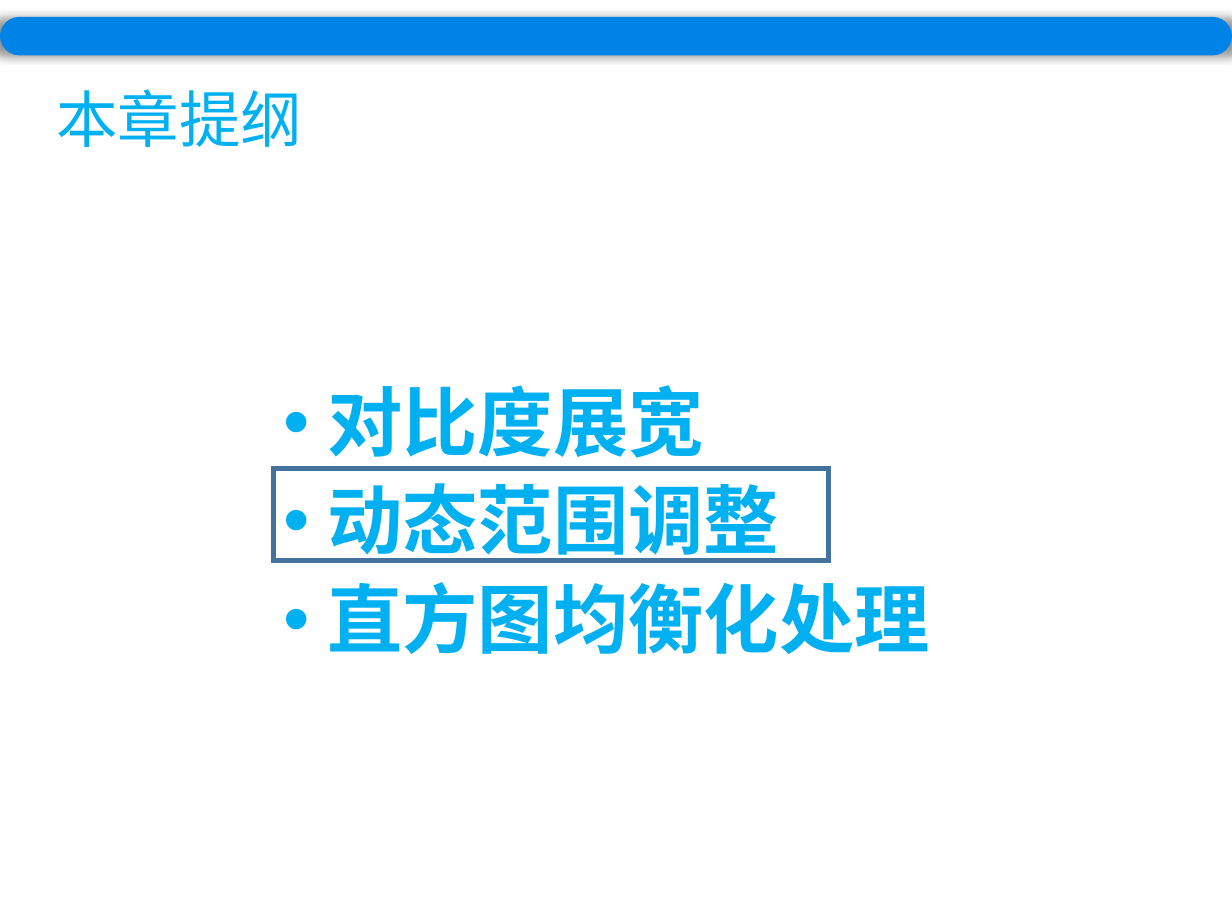
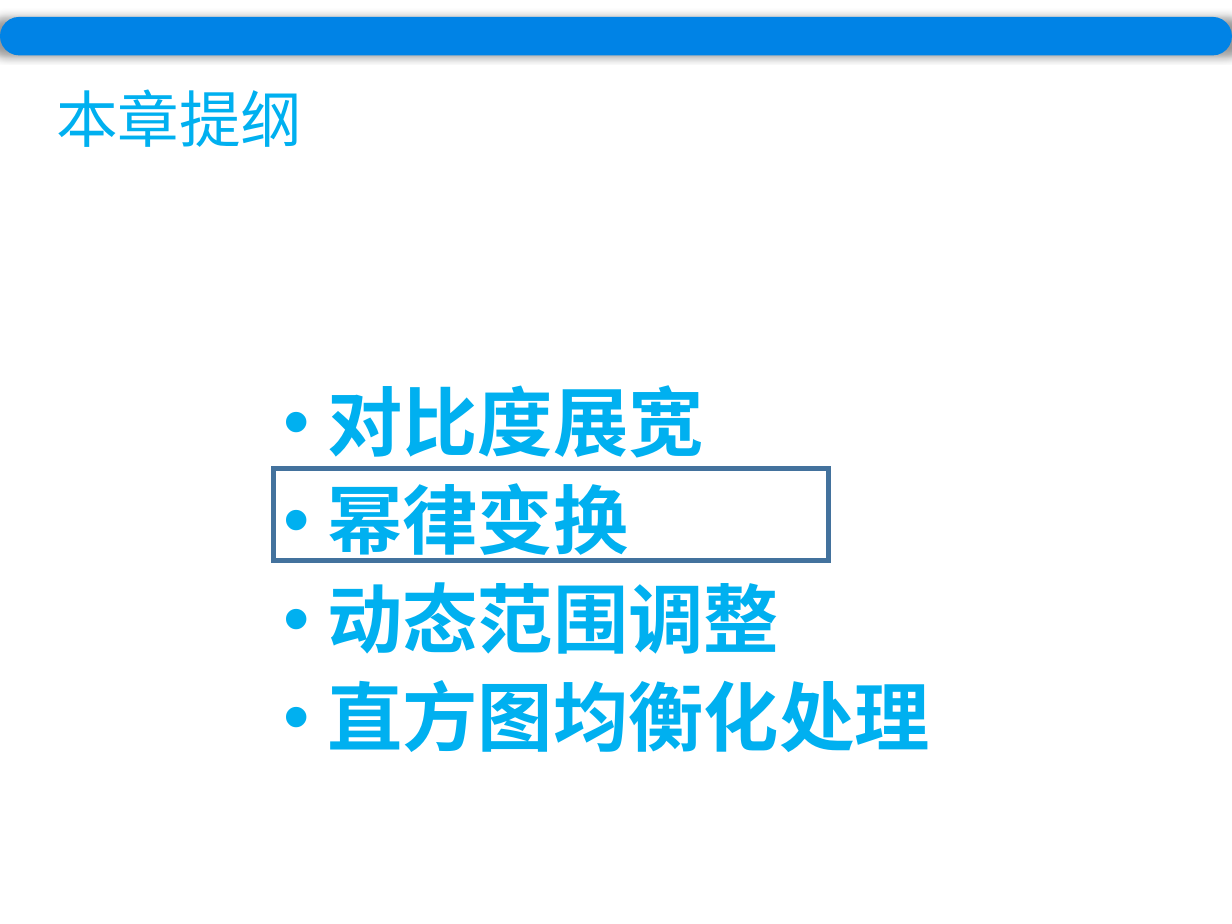
Before and after one commit to wuyirui/wuyirui.github.io, a slide deck: slide 14 of ppt/Chapter3.pptx (slide 11 before the commit). Drawn at 1232x924 pixels with LibreOffice and Linux fonts; fonts in the diff are those of the drawing. Boxes give left, top, right and bottom in pixels: in the first picture for what was removed or moved away, otherwise in the second. Text is boxed around its words. In the diff, an @@ line names an element or a change of style, - is before the commit and + after.

```diff
--- a/ppt/Chapter3.pptx
+++ b/ppt/Chapter3.pptx
@@ text at <box>327,483,628,563</box>: paragraph added @@
+• 幂律变换
```
Also in this commit, not shown: 4 other slides changed, 8 slides added, 11 other files.
